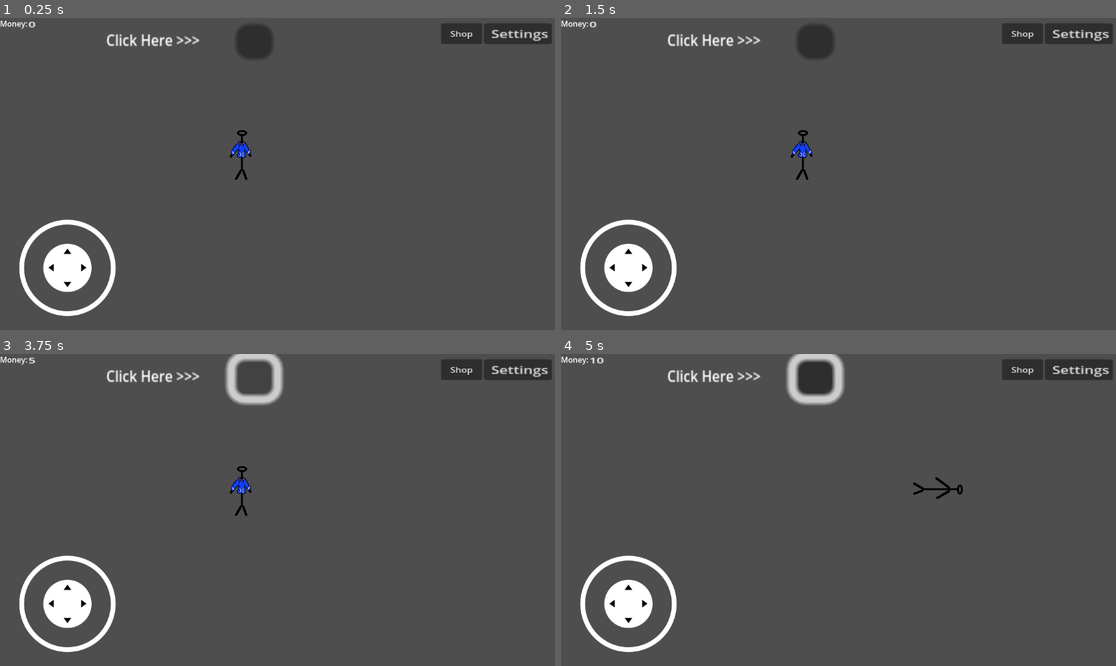
Above: before the commit, frames 1-4 (two rows, left to right).
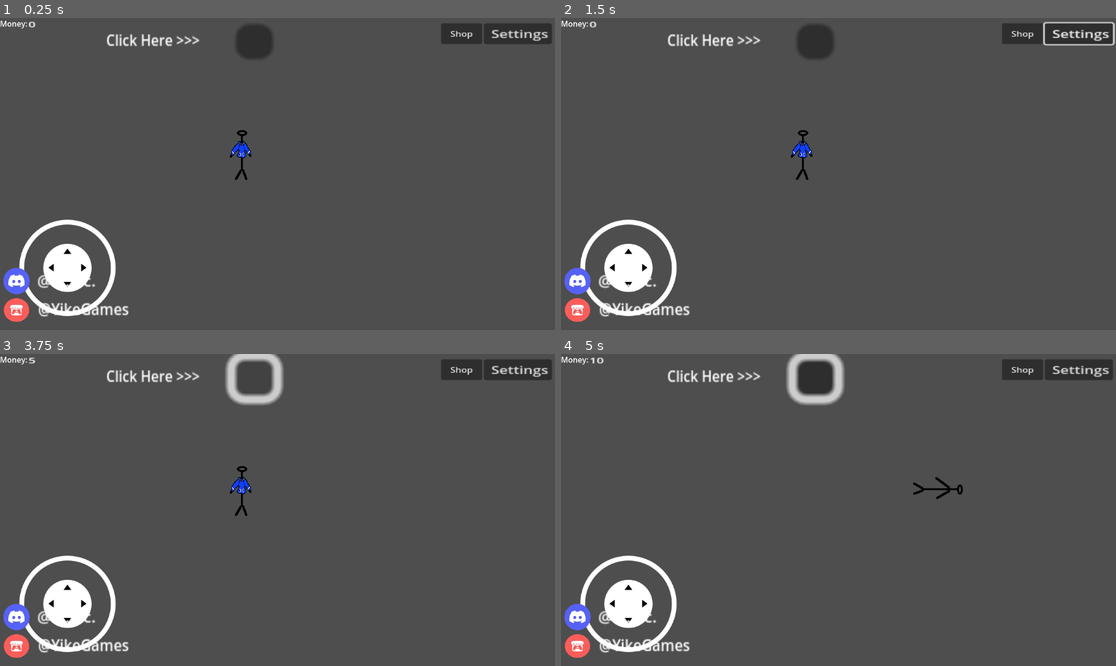
Above: after the commit, the same moments.

Repository: explysm/Games
Game: Godot game, scene res://Scenes/main.tscn
Same seed, same stepped clock (60 frames per second), same inputs: the game is played once before the commit and once after it.
Inputs (mouse positions are in pixels of both pictures, inside the frame that each line leads up to):
- Up to frame 1 (0.25 s): no input
- Up to frame 2 (1.5 s): click "Settings" at 0.5 s; click (627, 49) at 1.25 s, where only the run before the commit has a clickable "Resume"
- Up to frame 3 (3.75 s): click "Shop" at 2 s; click "Resume" at 2.75 s; click "Click Here >>>" at 3.5 s
- Up to frame 4 (5 s): tap Enter at 4.25 s; move the mouse to (960, 494) at 4.27 s; hold D (move_right) from 4.28 s (still down); click (960, 494) at 4.42 s

The runs differ from the first frame. In frame 1, 1.0% of the frame differs, in the area x 0-24%, y 79-98%; in frame 2, 1.2%, in the area x 0-100%, y 1-98%; in frame 3, 1.0%; in frame 4, 1.0%.
Error after the commit: Parse Error: Mixed use of tabs and spaces for indentation. (res://Scripts/settings.gd:14)

Commit message:
Removed "Graphics" tab from settings.
Scaled settings background to not look weird on bigger displays.

Diff:
--- a/In_Development/rotating-stickman-v2.0/Scenes/settings/settings.tscn
+++ b/In_Development/rotating-stickman-v2.0/Scenes/settings/settings.tscn
@@ -8,18 +8,12 @@
 script = ExtResource("1_ervou")
 
 [node name="Settings_BG" type="ColorRect" parent="."]
-offset_left = 238.0
-offset_top = -1.0
-offset_right = 278.0
-offset_bottom = 39.0
-scale = Vector2(23.3233, 16.5801)
+offset_left = 277.0
+offset_top = 4563.0
+offset_right = 317.0
+offset_bottom = 4603.0
+scale = Vector2(1586.89, -736.167)
 color = Color(0.229112, 0.229112, 0.229112, 1)
-
-[node name="Buttons_BG" type="ColorRect" parent="."]
-offset_right = 40.0
-offset_bottom = 40.0
-scale = Vector2(6.92976, 16.2577)
-color = Color(0.316785, 0.316785, 0.316785, 1)
 
 [node name="Social" type="CanvasLayer" parent="."]
 
@@ -73,15 +67,4 @@
 tooltip_text = "Resume Game"
 text = "Resume"
 
-[node name="Graphics_Btn" type="Button" parent="Buttons"]
-layout_mode = 0
-offset_left = 11.0
-offset_top = 158.0
-offset_right = 88.0
-offset_bottom = 189.0
-scale = Vector2(3.22409, 3.3057)
-tooltip_text = "Graphics Menu"
-text = "Graphics
-"
-
 [connection signal="pressed" from="Buttons/Resume_Btn" to="." method="_on_resume_btn_pressed"]
--- a/In_Development/rotating-stickman-v2.0/Scripts/player.gd
+++ b/In_Development/rotating-stickman-v2.0/Scripts/player.gd
@@ -7,49 +7,49 @@
 var move_vector := Vector2.ZERO
 
 func _ready():
-    screen_size = get_viewport_rect().size
+	screen_size = get_viewport_rect().size
 
 func _process(delta: float) -> void:
-    var velocity = Vector2.ZERO
-    if Input.is_action_pressed("move_right"):
-        velocity.x += 1
-    if Input.is_action_pressed("move_left"):
-        velocity.x -= 1
-    if Input.is_action_pressed("move_down"):
-        velocity.y += 1
-    if Input.is_action_pressed("move_up"):
-        velocity.y -= 1
+	var velocity = Vector2.ZERO
+	if Input.is_action_pressed("move_right"):
+		velocity.x += 1
+	if Input.is_action_pressed("move_left"):
+		velocity.x -= 1
+	if Input.is_action_pressed("move_down"):
+		velocity.y += 1
+	if Input.is_action_pressed("move_up"):
+		velocity.y -= 1
 
-    if velocity.length() > 0:
-        velocity = velocity.normalized() * speed
-        $AnimatedSprite2D.play()
-    else:
-        $AnimatedSprite2D.stop()
-    position += velocity * delta
+	if velocity.length() > 0:
+		velocity = velocity.normalized() * speed
+		$AnimatedSprite2D.play()
+	else:
+		$AnimatedSprite2D.stop()
+	position += velocity * delta
 
-    if v.hoodie == 0:
-        if velocity.x != 0:
-            $AnimatedSprite2D.animation = "Rotating"
-            $AnimatedSprite2D.flip_v = false
-        # See the note below about the following boolean assignment.
-            $AnimatedSprite2D.flip_h = velocity.x < 0
-        elif velocity.y != 0:
-            $AnimatedSprite2D.animation = "Rotating"
-            $AnimatedSprite2D.flip_v = velocity.y > 0
+	if v.hoodie == 0:
+		if velocity.x != 0:
+			$AnimatedSprite2D.animation = "Rotating"
+			$AnimatedSprite2D.flip_v = false
+		# See the note below about the following boolean assignment.
+			$AnimatedSprite2D.flip_h = velocity.x < 0
+		elif velocity.y != 0:
+			$AnimatedSprite2D.animation = "Rotating"
+			$AnimatedSprite2D.flip_v = velocity.y > 0
 
-    elif v.hoodie == 1:
-        if velocity.x != 0:
-            $AnimatedSprite2D.animation = "Blue_Rotating"
-            $AnimatedSprite2D.flip_v = false
-        # See the note below about the following boolean assignment.
-            $AnimatedSprite2D.flip_h = velocity.x < 0
-        elif velocity.y != 0:
-            $AnimatedSprite2D.animation = "Blue_Rotating"
-            $AnimatedSprite2D.flip_v = velocity.y > 0
-     # Movement using Input functions:
-    move_vector = Input.get_vector("ui_left", "ui_right", "ui_up", "ui_down")
-    position += move_vector * speed * delta
+	elif v.hoodie == 1:
+		if velocity.x != 0:
+			$AnimatedSprite2D.animation = "Blue_Rotating"
+			$AnimatedSprite2D.flip_v = false
+		# See the note below about the following boolean assignment.
+			$AnimatedSprite2D.flip_h = velocity.x < 0
+		elif velocity.y != 0:
+			$AnimatedSprite2D.animation = "Blue_Rotating"
+			$AnimatedSprite2D.flip_v = velocity.y > 0
+	 # Movement using Input functions:
+	move_vector = Input.get_vector("ui_left", "ui_right", "ui_up", "ui_down")
+	position += move_vector * speed * delta
 
-    # Rotation:
-    if joystick_right and joystick_right.is_pressed:
-        rotation = joystick_right.output.angle()
+	# Rotation:
+	if joystick_right and joystick_right.is_pressed:
+		rotation = joystick_right.output.angle()
--- a/In_Development/rotating-stickman-v2.0/Scripts/settings.gd
+++ b/In_Development/rotating-stickman-v2.0/Scripts/settings.gd
@@ -5,25 +5,25 @@
 @onready var Itch2 = $Social/Itch2
 
 func _ready():
-    hide()
-    Discord.visible = false
-    Discord2.visible = false
-    Itch.visible = false
-    Itch2.visible = false
+	hide()
+	Discord.visible = false
+	Discord2.visible = false
+	Itch.visible = false
+	Itch2.visible = false
 
 func _process(delta):
-     pass
+	 pass
 func _on_resume_btn_pressed() -> void:
-    hide()
-    hide()
-    Discord.visible = false
-    Discord2.visible = false
-    Itch.visible = false
-    Itch2.visible = false
+	hide()
+	hide()
+	Discord.visible = false
+	Discord2.visible = false
+	Itch.visible = false
+	Itch2.visible = false
 
 func _on_settings_btn_pressed() -> void:
-    show()
-    Discord.visible = true
-    Discord2.visible = true
-    Itch.visible = true
-    Itch2.visible = true
+	show()
+	Discord.visible = true
+	Discord2.visible = true
+	Itch.visible = true
+	Itch2.visible = true
--- a/In_Development/rotating-stickman-v2.0/project.godot
+++ b/In_Development/rotating-stickman-v2.0/project.godot
@@ -20,6 +20,10 @@
 [autoload]
 
 v="*res://Scripts/variables.gd"
+
+[display]
+
+window/size/mode=2
 
 [editor_plugins]
 
